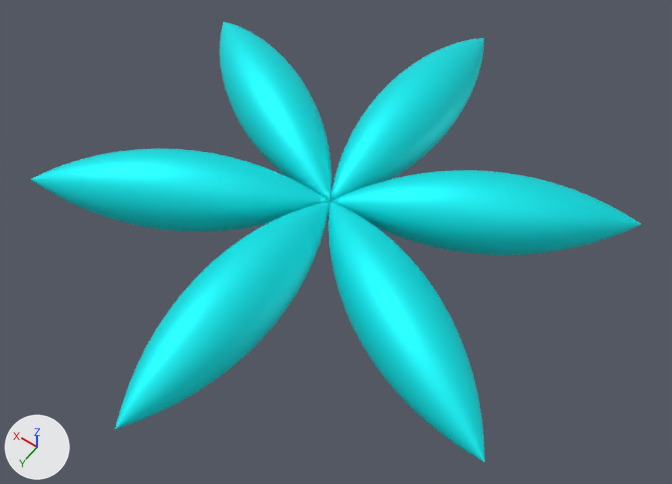
Before and after pictures for a commit that changed the glTF model flower/vr/outros/flowerOfLife.glb.
Rendered twice from a 50 mm camera at (-1.164, 1.596, 2.312) aimed at (-0.076, 0.073, -0.081). The axes (+X, +Y, +Z) are drawn at lower left. The lights are the same throughout. The first picture is the older version.

Names of what the first picture shows: 'root'.
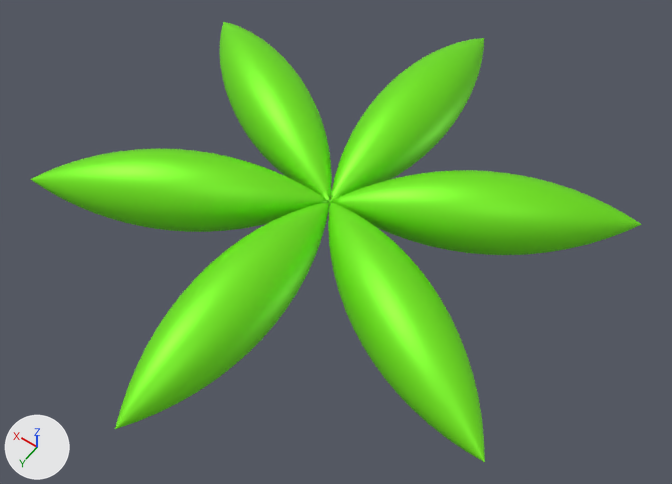
The newer file is also turned or shifted as a whole; pictures and numbers use the older file's frame.

Edits to the bpy script that builds the scene:
```text
Change mat_color_a01:
    mat_color_a01.base_color: (0.0, 0.882, 0.912) -> (0.2, 0.912, 0.0121)  # cyan #00f1f5 -> green #7cf51d
```

Where the change shows, as pixel boxes (x1, y1, x2, y2) in the pictures (672 x 484 px):
'root', recoloured (cyan to green): (30, 22, 642, 462) in both
